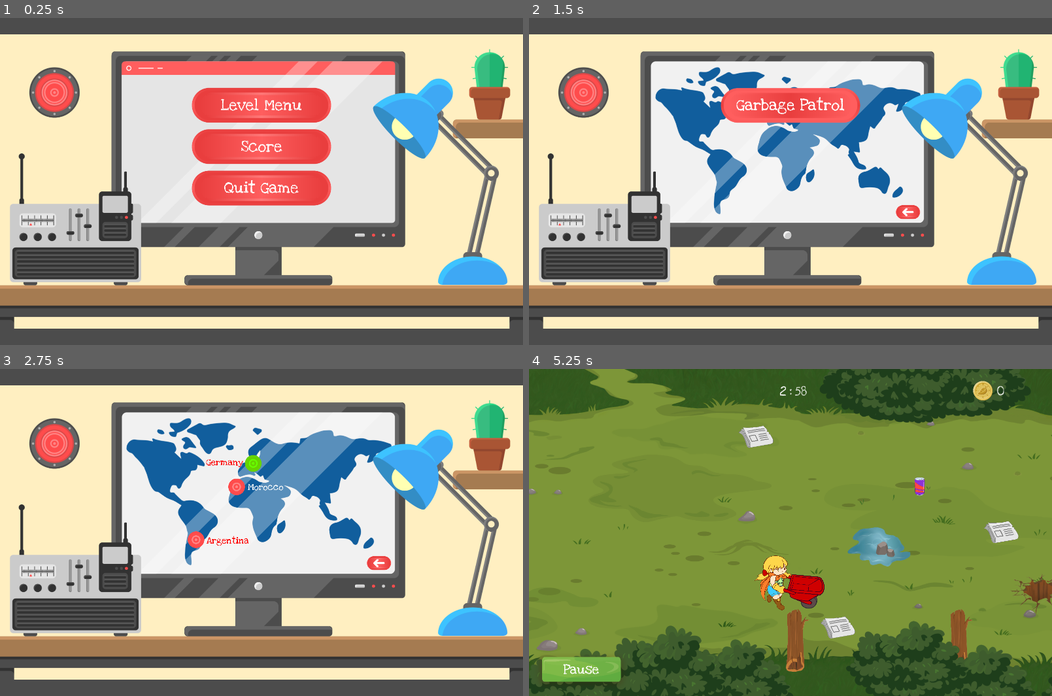
Above: before the commit, frames 1-4 (two rows, left to right).
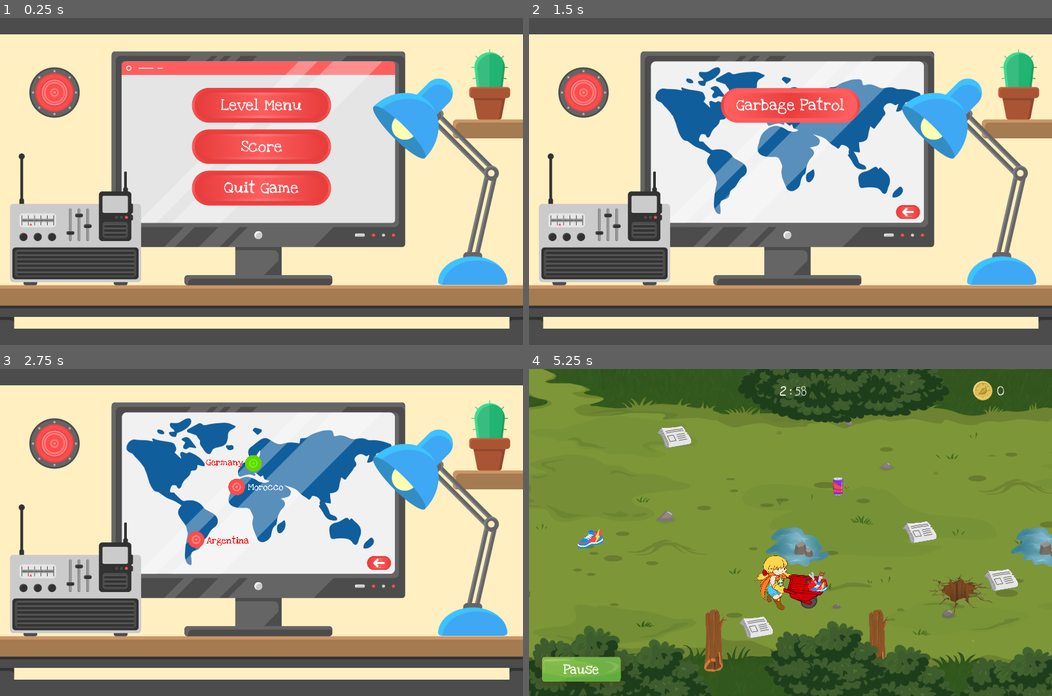
Above: after the commit, the same moments.

Repository: siconline/EcoChampion_Godot
Game: Godot game, scene res://Main.tscn
Two runs of this game, one before a commit and one after it. Both use one fixed random seed, a clock stepped at 60 frames per second and the inputs below.
Inputs:
- Up to frame 1 (0.25 s): no input
- Up to frame 2 (1.5 s): click "Score" at 0.5 s; click "Level Menu" at 1.25 s
- Up to frame 3 (2.75 s): click "Garbage Patrol" at 2 s
- Up to frame 4 (5.25 s): click "Germany" at 2.75 s; tap Enter (ui_accept) at 3.5, 3.77, 4.52 s; hold Right (ui_right) 3.53-4.28 s; hold Down (ui_down) 4.28-5.03 s; hold Right (ui_right) from 5.03 s (still down)

The runs differ from the first frame. In frame 1, 0.2% of the frame differs, in the area x 38-62%, y 24-58%; in frame 2, less than 0.1%; in frame 3, 0.1%; in frame 4, 24%, in the area x 0-100%, y 0-100%.

Commit message:
added npc

Diff:
--- a/Main.tscn
+++ b/Main.tscn
@@ -4,7 +4,7 @@
 [ext_resource path="res://Menu/Menu.tscn" type="PackedScene" id=2]
 [ext_resource path="res://MiniGame01/MiniGame01.tscn" type="PackedScene" id=3]
 
-[node name="Main" type="Node" index="0"]
+[node name="Main" type="Node"]
 
 script = ExtResource( 1 )
 
--- a/MiniGame01/Hud/Hud.tscn
+++ b/MiniGame01/Hud/Hud.tscn
@@ -25,7 +25,7 @@
 font_data = ExtResource( 5 )
 _sections_unfolded = [ "Font", "Settings" ]
 
-[node name="Hud" type="Control" index="0"]
+[node name="Hud" type="Control"]
 
 anchor_left = 0.0
 anchor_top = 0.0
--- a/MiniGame01/MiniGame01.tscn
+++ b/MiniGame01/MiniGame01.tscn
@@ -1,59 +1,66 @@
-[gd_scene load_steps=33 format=2]
+[gd_scene load_steps=37 format=2]
 
 [ext_resource path="res://MiniGame01/MiniGame01.gd" type="Script" id=1]
 [ext_resource path="res://MiniGame01/Grounds.gd" type="Script" id=2]
 [ext_resource path="res://MiniGame01/Textures/Backgrounds/Germany/BackgroundStart_d.png" type="Texture" id=3]
 [ext_resource path="res://MiniGame01/Textures/Backgrounds/Germany/ForegroundStartTop_d.png" type="Texture" id=4]
 [ext_resource path="res://MiniGame01/Textures/Backgrounds/Germany/ForegroundStartBottom_d.png" type="Texture" id=5]
-[ext_resource path="res://MiniGame01/PickUps.gd" type="Script" id=6]
-[ext_resource path="res://MiniGame01/Textures/PickUps/T_Plastic_Bottle.png" type="Texture" id=7]
-[ext_resource path="res://MiniGame01/Obstacles.gd" type="Script" id=8]
-[ext_resource path="res://MiniGame01/Textures/Obstacles/T_fels1_a.png" type="Texture" id=9]
-[ext_resource path="res://MiniGame01/Textures/Obstacles/T_Baum.png" type="Texture" id=10]
-[ext_resource path="res://MiniGame01/Textures/Obstacles/T_Schlagloch.png" type="Texture" id=11]
-[ext_resource path="res://MiniGame01/Player/Player.tscn" type="PackedScene" id=12]
-[ext_resource path="res://MiniGame01/Hud/Hud.tscn" type="PackedScene" id=13]
-[ext_resource path="res://MiniGame01/Facilities.gd" type="Script" id=14]
-[ext_resource path="res://MiniGame01/Animations/Waste_IN.tres" type="Animation" id=15]
-[ext_resource path="res://MiniGame01/Animations/Waste_OUT.tres" type="Animation" id=16]
-[ext_resource path="res://MiniGame01/Textures/Facilities/t3_hinten_d.png" type="Texture" id=17]
-[ext_resource path="res://MiniGame01/Textures/PickUps/T_Paper_Newspaper.png" type="Texture" id=18]
-[ext_resource path="res://MiniGame01/Textures/Facilities/t3_vorne.png" type="Texture" id=19]
-[ext_resource path="res://MiniGame01/Textures/Facilities/t1_hinten_d.png" type="Texture" id=20]
-[ext_resource path="res://MiniGame01/Textures/Facilities/t1_vorne.png" type="Texture" id=21]
-[ext_resource path="res://MiniGame01/Textures/Facilities/t2_hinten_d.png" type="Texture" id=22]
-[ext_resource path="res://MiniGame01/Textures/Facilities/t2_vorne.png" type="Texture" id=23]
+[ext_resource path="res://MiniGame01/PowerUps.gd" type="Script" id=6]
+[ext_resource path="res://MiniGame01/Textures/PickUps/item_boost.png" type="Texture" id=7]
+[ext_resource path="res://MiniGame01/PickUps.gd" type="Script" id=8]
+[ext_resource path="res://MiniGame01/Textures/PickUps/T_Plastic_Bottle.png" type="Texture" id=9]
+[ext_resource path="res://MiniGame01/Obstacles.gd" type="Script" id=10]
+[ext_resource path="res://MiniGame01/Textures/Obstacles/T_fels1_a.png" type="Texture" id=11]
+[ext_resource path="res://MiniGame01/Textures/Obstacles/T_Baum.png" type="Texture" id=12]
+[ext_resource path="res://MiniGame01/Textures/Obstacles/T_Schlagloch.png" type="Texture" id=13]
+[ext_resource path="res://MiniGame01/Player/Player.tscn" type="PackedScene" id=14]
+[ext_resource path="res://MiniGame01/Hud/Hud.tscn" type="PackedScene" id=15]
+[ext_resource path="res://MiniGame01/Facilities.gd" type="Script" id=16]
+[ext_resource path="res://MiniGame01/Animations/Waste_IN.tres" type="Animation" id=17]
+[ext_resource path="res://MiniGame01/Animations/Waste_OUT.tres" type="Animation" id=18]
+[ext_resource path="res://MiniGame01/Textures/Facilities/t3_hinten_d.png" type="Texture" id=19]
+[ext_resource path="res://MiniGame01/Textures/PickUps/T_Paper_Newspaper.png" type="Texture" id=20]
+[ext_resource path="res://MiniGame01/Textures/Facilities/t3_vorne.png" type="Texture" id=21]
+[ext_resource path="res://MiniGame01/Textures/Facilities/t1_hinten_d.png" type="Texture" id=22]
+[ext_resource path="res://MiniGame01/Textures/Facilities/t1_vorne.png" type="Texture" id=23]
+[ext_resource path="res://MiniGame01/Textures/Facilities/t2_hinten_d.png" type="Texture" id=24]
+[ext_resource path="res://MiniGame01/Textures/Facilities/t2_vorne.png" type="Texture" id=25]
+[ext_resource path="res://MiniGame01/NPC/Npc.tscn" type="PackedScene" id=26]
 
 [sub_resource type="RectangleShape2D" id=1]
+
+custom_solver_bias = 0.0
+extents = Vector2( 10, 10 )
+
+[sub_resource type="RectangleShape2D" id=2]
 
 custom_solver_bias = 0.0
 extents = Vector2( 117.149, 296.078 )
 
-[sub_resource type="RectangleShape2D" id=2]
+[sub_resource type="RectangleShape2D" id=3]
 
 custom_solver_bias = 0.0
 extents = Vector2( 111, 47 )
 _sections_unfolded = [ "Resource" ]
 
-[sub_resource type="RectangleShape2D" id=3]
+[sub_resource type="RectangleShape2D" id=4]
 
 custom_solver_bias = 0.0
 extents = Vector2( 22, 81 )
 
-[sub_resource type="RectangleShape2D" id=4]
+[sub_resource type="RectangleShape2D" id=5]
 
 custom_solver_bias = 0.0
 extents = Vector2( 74, 45 )
 _sections_unfolded = [ "Resource" ]
 
-[sub_resource type="RectangleShape2D" id=5]
+[sub_resource type="RectangleShape2D" id=6]
 
 custom_solver_bias = 0.0
 extents = Vector2( 78.0835, 167.739 )
 
-[sub_resource type="Animation" id=6]
-
-resource_name = "Waste_IN"
+[sub_resource type="Animation" id=7]
+
 length = 1.0
 loop = false
 step = 0.1
@@ -82,9 +89,8 @@
 "values": [ 0.0, 0.0, 180.0, 360.0 ]
 }
 
-[sub_resource type="Animation" id=7]
-
-resource_name = "Waste_OUT"
+[sub_resource type="Animation" id=8]
+
 length = 3.0
 loop = false
 step = 0.1
@@ -125,9 +131,8 @@
 "values": [ Color( 1, 1, 1, 1 ), Color( 1, 1, 1, 1 ), Color( 1, 1, 1, 0 ), Color( 1, 1, 1, 1 ), Color( 1, 1, 1, 0 ), Color( 1, 1, 1, 1 ), Color( 1, 1, 1, 0 ), Color( 1, 1, 1, 1 ), Color( 1, 1, 1, 0 ), Color( 1, 1, 1, 1 ) ]
 }
 
-[sub_resource type="Animation" id=8]
-
-resource_name = "Waste_IN"
+[sub_resource type="Animation" id=9]
+
 length = 1.0
 loop = false
 step = 0.1
@@ -156,9 +161,8 @@
 "values": [ 0.0, 0.0, 180.0, 360.0 ]
 }
 
-[sub_resource type="Animation" id=9]
-
-resource_name = "Waste_OUT"
+[sub_resource type="Animation" id=10]
+
 length = 3.0
 loop = false
 step = 0.1
@@ -199,7 +203,7 @@
 "values": [ Color( 1, 1, 1, 1 ), Color( 1, 1, 1, 1 ), Color( 1, 1, 1, 0 ), Color( 1, 1, 1, 1 ), Color( 1, 1, 1, 0 ), Color( 1, 1, 1, 1 ), Color( 1, 1, 1, 0 ), Color( 1, 1, 1, 1 ), Color( 1, 1, 1, 0 ), Color( 1, 1, 1, 1 ) ]
 }
 
-[node name="MiniGame01" type="Node2D"]
+[node name="MiniGame01" type="Node2D" index="0"]
 
 script = ExtResource( 1 )
 _sections_unfolded = [ "Pause" ]
@@ -287,16 +291,42 @@
 texture = ExtResource( 5 )
 _sections_unfolded = [ "Transform", "Z Index" ]
 
-[node name="PickUps" type="Node2D" parent="." index="1"]
-
-editor/display_folded = true
-z_index = -2
+[node name="PowerUps" type="Node2D" parent="." index="1"]
+
+editor/display_folded = true
+position = Vector2( 800, 0 )
 script = ExtResource( 6 )
+
+[node name="PowerUp1" type="Area2D" parent="PowerUps" index="0"]
+
+position = Vector2( -290.064, 1.80205 )
+input_pickable = true
+gravity_vec = Vector2( 0, 1 )
+gravity = 98.0
+linear_damp = 0.1
+angular_damp = 1.0
+audio_bus_override = false
+audio_bus_name = "Master"
+
+[node name="CollisionShape2D" type="CollisionShape2D" parent="PowerUps/PowerUp1" index="0"]
+
+shape = SubResource( 1 )
+
+[node name="Sprite" type="Sprite" parent="PowerUps/PowerUp1" index="1"]
+
+scale = Vector2( 0.15, 0.15 )
+texture = ExtResource( 7 )
+_sections_unfolded = [ "Transform" ]
+
+[node name="PickUps" type="Node2D" parent="." index="2"]
+
+editor/display_folded = true
+z_index = -2
+script = ExtResource( 8 )
 _sections_unfolded = [ "Transform", "Z Index" ]
 
 [node name="PickUp1" type="Area2D" parent="PickUps" index="0"]
 
-editor/display_folded = true
 position = Vector2( 800, 0 )
 z_index = -1
 input_pickable = true
@@ -312,18 +342,17 @@
 
 scale = Vector2( 0.15, 0.15 )
 z_index = -1
-shape = SubResource( 1 )
+shape = SubResource( 2 )
 _sections_unfolded = [ "Transform", "Z Index" ]
 
 [node name="Sprite" type="Sprite" parent="PickUps/PickUp1" index="1"]
 
 scale = Vector2( 0.15, 0.15 )
-texture = ExtResource( 7 )
+texture = ExtResource( 9 )
 _sections_unfolded = [ "Transform", "Z Index" ]
 
 [node name="PickUp2" type="Area2D" parent="PickUps" index="1"]
 
-editor/display_folded = true
 position = Vector2( 1100, 0 )
 z_index = -1
 input_pickable = true
@@ -690,23 +719,22 @@
 
 scale = Vector2( 0.15, 0.15 )
 z_index = -1
-shape = SubResource( 1 )
+shape = SubResource( 2 )
 _sections_unfolded = [ "Transform", "Z Index" ]
 
 [node name="Sprite" type="Sprite" parent="PickUps/PickUp15" index="1"]
 
 scale = Vector2( 0.15, 0.15 )
-texture = ExtResource( 7 )
-_sections_unfolded = [ "Transform", "Z Index" ]
-
-[node name="Obstacles" type="Node2D" parent="." index="2"]
-
-editor/display_folded = true
-script = ExtResource( 8 )
+texture = ExtResource( 9 )
+_sections_unfolded = [ "Transform", "Z Index" ]
+
+[node name="Obstacles" type="Node2D" parent="." index="3"]
+
+editor/display_folded = true
+script = ExtResource( 10 )
 
 [node name="Obstacle1" type="Area2D" parent="Obstacles" index="0"]
 
-editor/display_folded = true
 position = Vector2( 950, 0 )
 z_index = -2
 input_pickable = true
@@ -1058,19 +1086,18 @@
 [node name="CollisionShape2D" type="CollisionShape2D" parent="Obstacles/Obstacle14" index="0"]
 
 position = Vector2( -2.7, 9 )
-shape = SubResource( 4 )
+shape = SubResource( 5 )
 _sections_unfolded = [ "Transform", "Z Index" ]
 
 [node name="Sprite" type="Sprite" parent="Obstacles/Obstacle14" index="1"]
 
 position = Vector2( 0, 50 )
-texture = ExtResource( 11 )
-_sections_unfolded = [ "Transform", "Z Index" ]
-
-[node name="Player" parent="." index="3" instance=ExtResource( 12 )]
-
-editor/display_folded = true
-position = Vector2( -300, 0 )
+texture = ExtResource( 13 )
+_sections_unfolded = [ "Transform", "Z Index" ]
+
+[node name="Player" parent="." index="4" instance=ExtResource( 14 )]
+
+editor/display_folded = true
 z_index = -1
 _sections_unfolded = [ "Transform", "Z Index" ]
 
@@ -1105,14 +1132,15 @@
 z_index = 1
 _sections_unfolded = [ "Z Index" ]
 
-[node name="Hud" parent="Player/Node2D" index="0" instance=ExtResource( 13 )]
+[node name="Hud" parent="Player/Node2D" index="0" instance=ExtResource( 15 )]
 
 pause_mode = 2
 _sections_unfolded = [ "Anchor", "Focus", "Grow Direction", "Hint", "Pause", "Rect" ]
 
-[node name="Facilities" type="Node2D" parent="." index="4"]
-
-script = ExtResource( 14 )
+[node name="Facilities" type="Node2D" parent="." index="5"]
+
+editor/display_folded = true
+script = ExtResource( 16 )
 
 [node name="Plastic" type="StaticBody2D" parent="Facilities" index="0"]
 
@@ -1192,8 +1220,8 @@
 playback_process_mode = 1
 playback_default_blend_time = 0.0
 playback_speed = 1.0
-anims/Waste_IN = SubResource( 6 )
-anims/Waste_OUT = SubResource( 7 )
+anims/Waste_IN = SubResource( 7 )
+anims/Waste_OUT = SubResource( 8 )
 blend_times = [  ]
 _sections_unfolded = [ "Playback Options" ]
 
@@ -1241,22 +1269,22 @@
 playback_process_mode = 1
 playback_default_blend_time = 0.0
 playback_speed = 1.0
-anims/Waste_IN = SubResource( 8 )
-anims/Waste_OUT = SubResource( 9 )
+anims/Waste_IN = SubResource( 9 )
+anims/Waste_OUT = SubResource( 10 )
 blend_times = [  ]
 _sections_unfolded = [ "Playback Options" ]
 
 [node name="CollisionShape2D" type="CollisionShape2D" parent="Facilities/Metal" index="1"]
 
 position = Vector2( -27.3101, 19.5071 )
-shape = SubResource( 5 )
+shape = SubResource( 6 )
 
 [node name="Behind" type="Sprite" parent="Facilities/Metal" index="2"]
 
 position = Vector2( 34.0376, 13.9717 )
 scale = Vector2( 0.35, 0.35 )
 z_index = -3
-texture = ExtResource( 22 )
+texture = ExtResource( 24 )
 _sections_unfolded = [ "Transform", "Z Index" ]
 
 [node name="WasteAnim" type="Sprite" parent="Facilities/Metal" index="3"]
@@ -1273,8 +1301,13 @@
 position = Vector2( 0, 50 )
 scale = Vector2( 0.35, 0.35 )
 z_index = -1
-texture = ExtResource( 23 )
-_sections_unfolded = [ "Transform", "Z Index" ]
+texture = ExtResource( 25 )
+_sections_unfolded = [ "Transform", "Z Index" ]
+
+[node name="Npc" parent="." index="6" instance=ExtResource( 26 )]
+
+position = Vector2( -350, 0 )
+_sections_unfolded = [ "Transform" ]
 
 [connection signal="body_entered" from="PickUps/PickUp1" to="PickUps" method="_on_PickUp1_body_entered"]
 
--- /dev/null
+++ b/MiniGame01/NPC/Animations/Idle.tres
@@ -0,0 +1,20 @@
+[gd_resource type="Animation" format=2]
+
+[resource]
+
+resource_name = "Idle"
+length = 4.0
+loop = true
+step = 0.1
+tracks/0/type = "value"
+tracks/0/path = NodePath("Sprite:frame")
+tracks/0/interp = 1
+tracks/0/loop_wrap = true
+tracks/0/imported = false
+tracks/0/enabled = true
+tracks/0/keys = {
+"times": PoolRealArray( 0, 0.8, 1.1, 2, 2.5, 4 ),
+"transitions": PoolRealArray( 1, 1, 1, 1, 1, 1 ),
+"update": 0,
+"values": [ 0, 1, 6, 8, 8, 8 ]
+}
--- /dev/null
+++ b/MiniGame01/NPC/Npc.gd
@@ -0,0 +1,11 @@
+extends Node2D
+
+onready var animPlayer = $AnimationPlayer
+
+func _ready():
+	animPlayer.play("Idle")
+
+#func _process(delta):
+#	# Called every frame. Delta is time since last frame.
+#	# Update game logic here.
+#	pass
--- /dev/null
+++ b/MiniGame01/NPC/Npc.tscn
@@ -0,0 +1,74 @@
+[gd_scene load_steps=8 format=2]
+
+[ext_resource path="res://MiniGame01/NPC/Npc.gd" type="Script" id=1]
+[ext_resource path="res://MiniGame01/NPC/Animations/Idle.tres" type="Animation" id=2]
+[ext_resource path="res://MiniGame01/NPC/Textures/T_NPC_Idle_Animation.png" type="Texture" id=3]
+[ext_resource path="res://MiniGame01/NPC/Textures/T_barrow3.png" type="Texture" id=4]
+[ext_resource path="res://MiniGame01/NPC/Textures/T_part2.png" type="Texture" id=5]
+[ext_resource path="res://MiniGame01/NPC/Textures/T_part1.png" type="Texture" id=6]
+
+[sub_resource type="RectangleShape2D" id=1]
+
+custom_solver_bias = 0.0
+extents = Vector2( 106.711, 905.029 )
+
+[node name="Npc" type="Node2D"]
+
+script = ExtResource( 1 )
+
+[node name="AnimationPlayer" type="AnimationPlayer" parent="." index="0"]
+
+root_node = NodePath("..")
+autoplay = ""
+playback_process_mode = 1
+playback_default_blend_time = 0.0
+playback_speed = 1.0
+anims/Idle = ExtResource( 2 )
+blend_times = [  ]
+
+[node name="Sprite" type="Sprite" parent="." index="1"]
+
+scale = Vector2( 0.25, 0.25 )
+z_index = -1
+texture = ExtResource( 3 )
+hframes = 9
+frame = 8
+_sections_unfolded = [ "Animation", "Transform", "Z Index" ]
+
+[node name="object" type="Sprite" parent="." index="2"]
+
+position = Vector2( -195.941, -173.945 )
+scale = Vector2( 0.25, 0.25 )
+z_index = -1
+texture = ExtResource( 4 )
+_sections_unfolded = [ "Transform", "Z Index" ]
+
+[node name="object2" type="Sprite" parent="." index="3"]
+
+position = Vector2( -155.935, 52.0887 )
+scale = Vector2( 0.25, 0.25 )
+z_index = -1
+texture = ExtResource( 5 )
+_sections_unfolded = [ "Transform", "Z Index" ]
+
+[node name="object3" type="Sprite" parent="." index="4"]
+
+position = Vector2( -249.949, 160.105 )
+scale = Vector2( 0.25, 0.25 )
+z_index = -1
+texture = ExtResource( 6 )
+_sections_unfolded = [ "Transform", "Z Index" ]
+
+[node name="StaticBody2D" type="StaticBody2D" parent="." index="5"]
+
+input_pickable = false
+collision_layer = 1
+collision_mask = 1
+constant_linear_velocity = Vector2( 0, 0 )
+constant_angular_velocity = 0.0
+friction = 1.0
+bounce = 0.0
+
+[node name="CollisionShape2D" type="CollisionShape2D" parent="StaticBody2D" index="0"]
+
+shape = SubResource( 1 )
--- a/MiniGame01/Player/Player.gd
+++ b/MiniGame01/Player/Player.gd
@@ -43,7 +43,7 @@
 		else:
 			animPlayer.play("Run")
 			#print('run')
-	elif speed == 100:
+	elif speed == 100 || speed == -100:
 		if animPlayer.is_playing():
 			pass
 			#print('is playing idle')
@@ -137,7 +137,10 @@
 						collideObstacleDamage(2, collision_info.collider.name)
 
 		if facilityCollControll == true:
-			speed = 100
+			if speed > 0:
+				speed = 100
+			else:
+				speed = -100
 			animPlayer.stop(true)
 			facilityCollControll = false
 
--- a/MiniGame01/Player/Player.tscn
+++ b/MiniGame01/Player/Player.tscn
@@ -1,20 +1,22 @@
-[gd_scene load_steps=10 format=2]
+[gd_scene load_steps=12 format=2]
 
 [ext_resource path="res://MiniGame01/Player/Player.gd" type="Script" id=1]
 [ext_resource path="res://MiniGame01/Player/Textures/T_CharacterRun8.png" type="Texture" id=2]
 [ext_resource path="res://MiniGame01/Player/Animations/Idle.tres" type="Animation" id=3]
 [ext_resource path="res://MiniGame01/Player/Animations/Run.tres" type="Animation" id=4]
-[ext_resource path="res://MiniGame01/Textures/PickUps/T_Paper_Newspaper.png" type="Texture" id=5]
-[ext_resource path="res://MiniGame01/Textures/PickUps/T_Plastic_Bottle.png" type="Texture" id=6]
-[ext_resource path="res://MiniGame01/Player/Textures/T_barrow_front.png" type="Texture" id=7]
-[ext_resource path="res://MiniGame01/Player/Textures/T_barrow_front_upgrade_space.png" type="Texture" id=8]
+[ext_resource path="res://MiniGame01/Textures/PickUps/item_toolbox.png" type="Texture" id=5]
+[ext_resource path="res://MiniGame01/Textures/PickUps/item_boost.png" type="Texture" id=6]
+[ext_resource path="res://MiniGame01/Textures/PickUps/T_Paper_Newspaper.png" type="Texture" id=7]
+[ext_resource path="res://MiniGame01/Textures/PickUps/T_Plastic_Bottle.png" type="Texture" id=8]
+[ext_resource path="res://MiniGame01/Player/Textures/T_barrow_front.png" type="Texture" id=9]
+[ext_resource path="res://MiniGame01/Player/Textures/T_barrow_front_upgrade_space.png" type="Texture" id=10]
 
 [sub_resource type="RectangleShape2D" id=1]
 
 custom_solver_bias = 0.0
 extents = Vector2( 75.4472, 54.8973 )
 
-[node name="Player" type="KinematicBody2D" index="0"]
+[node name="Player" type="KinematicBody2D"]
 
 z_index = -2
 input_pickable = false
@@ -51,8 +53,30 @@
 blend_times = [  ]
 _sections_unfolded = [ "Playback Options" ]
 
-[node name="PickUps" type="Node2D" parent="." index="3"]
+[node name="PowerUps" type="Node2D" parent="." index="3"]
 
+position = Vector2( 111.519, -14.7707 )
+
+[node name="PowerUp1" type="Sprite" parent="PowerUps" index="0"]
+
+position = Vector2( -16.2478, 20.679 )
+rotation = -0.261799
+scale = Vector2( 0.1, 0.1 )
+z_index = -1
+texture = ExtResource( 5 )
+_sections_unfolded = [ "Transform", "Z Index" ]
+
+[node name="PowerUp2" type="Sprite" parent="PowerUps" index="1"]
+
+position = Vector2( 2.21564, 28.0644 )
+scale = Vector2( 0.1, 0.1 )
+z_index = -1
+texture = ExtResource( 6 )
+_sections_unfolded = [ "Transform", "Z Index" ]
+
+[node name="PickUps" type="Node2D" parent="." index="4"]
+
+editor/display_folded = true
 _sections_unfolded = [ "Transform", "Visibility", "Z Index" ]
 
 [node name="PickUp1" type="Sprite" parent="PickUps" index="0"]
@@ -111,20 +135,20 @@
 rotation = -0.349066
 scale = Vector2( 0.1, 0.1 )
 z_index = -1
-texture = ExtResource( 5 )
+texture = ExtResource( 7 )
 _sections_unfolded = [ "Transform" ]
 
-[node name="Barrow_Front_Normal" type="Sprite" parent="." index="4"]
+[node name="Barrow_Front_Normal" type="Sprite" parent="." index="5"]
 
 scale = Vector2( 0.25, 0.25 )
 z_index = -1
-texture = ExtResource( 7 )
+texture = ExtResource( 9 )
 _sections_unfolded = [ "Transform", "Z Index" ]
 
-[node name="Barrow_Front_Upgrade" type="Sprite" parent="." index="5"]
+[node name="Barrow_Front_Upgrade" type="Sprite" parent="." index="6"]
 
 visible = false
 scale = Vector2( 0.25, 0.25 )
 z_index = -1
-texture = ExtResource( 8 )
+texture = ExtResource( 10 )
 _sections_unfolded = [ "Transform", "Z Index" ]
--- /dev/null
+++ b/MiniGame01/PowerUps.gd
@@ -0,0 +1,15 @@
+extends Node2D
+
+# class member variables go here, for example:
+# var a = 2
+# var b = "textvar"
+
+func _ready():
+	# Called when the node is added to the scene for the first time.
+	# Initialization here
+	pass
+
+#func _process(delta):
+#	# Called every frame. Delta is time since last frame.
+#	# Update game logic here.
+#	pass
--- a/project.godot
+++ b/project.godot
@@ -28,4 +28,7 @@
 
 [rendering]
 
+quality/2d/use_pixel_snap=true
+quality/filters/use_nearest_mipmap_filter=true
+quality/voxel_cone_tracing/high_quality=false
 environment/default_environment="res://default_env.tres"
Not shown: 34 places in MiniGame01/MiniGame01.tscn that only renumber resources
Binary file added: MiniGame01/NPC/Textures/T_NPC1.png
Not shown, added: MiniGame01/NPC/Textures/T_NPC1.png.import
Binary file added: MiniGame01/NPC/Textures/T_NPC_Idle_Animation.png
Not shown, added: MiniGame01/NPC/Textures/T_NPC_Idle_Animation.png.import
Binary file added: MiniGame01/NPC/Textures/T_NPC_win_Animation.png
Not shown, added: MiniGame01/NPC/Textures/T_NPC_win_Animation.png.import
Binary file added: MiniGame01/NPC/Textures/T_barrow2.png
Not shown, added: MiniGame01/NPC/Textures/T_barrow2.png.import
Binary file added: MiniGame01/NPC/Textures/T_barrow3.png
Not shown, added: MiniGame01/NPC/Textures/T_barrow3.png.import
Binary file added: MiniGame01/NPC/Textures/T_part1.png
(and 9 more such lines)
